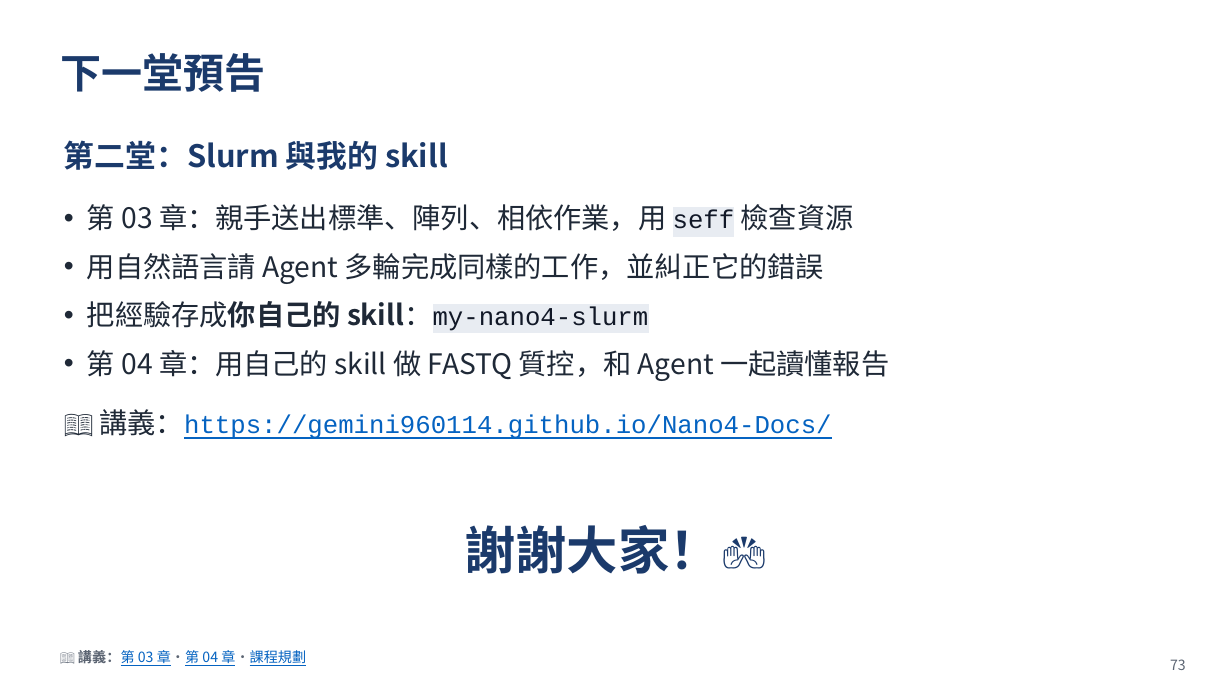
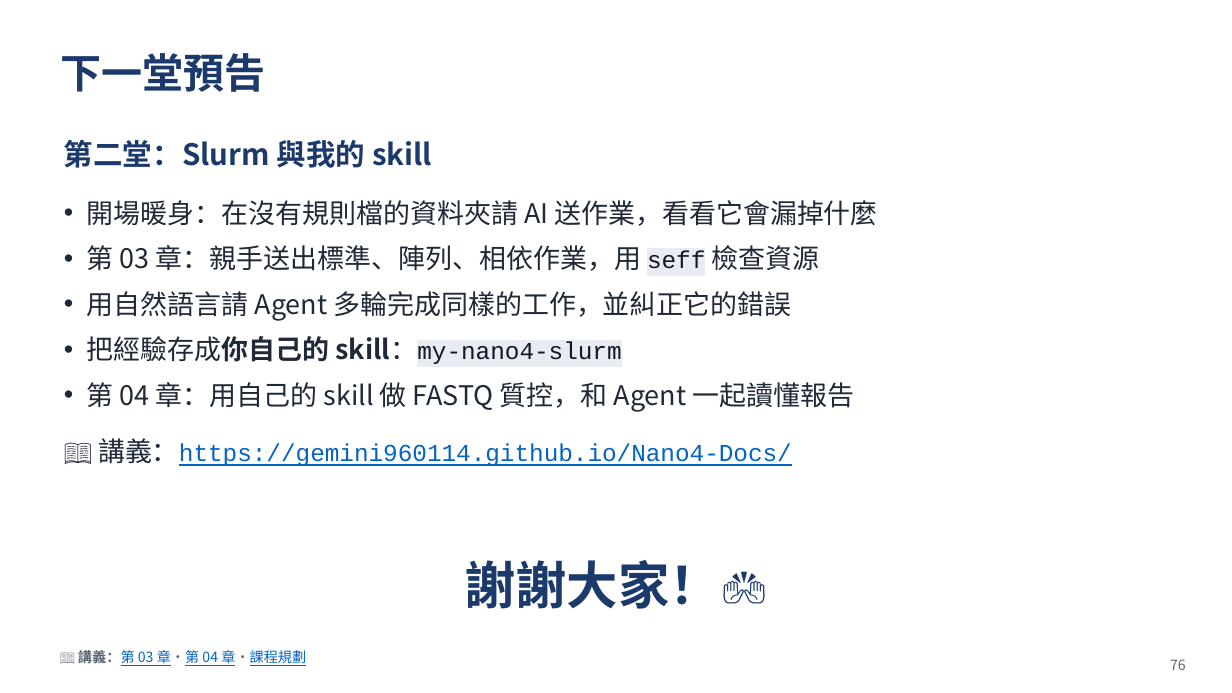
Before and after one commit to gemini960114/Nano4-Docs, a slide deck: slide 76 of slide.pptx (slide 73 before the commit). Drawn at 1232x693 pixels with LibreOffice and Linux fonts; fonts in the diff are those of the drawing. Boxes give left, top, right and bottom in pixels: in the first picture for what was removed or moved away, otherwise in the second. Text is boxed around its words. In the diff, an @@ line names an element or a change of style, - is before the commit and + after.

```diff
--- a/slide.pptx
+++ b/slide.pptx
@@ text at box(64, 140, 855, 466): size 24 to 23 pt in "第二堂：Slurm 與我的 skill"; size 22 to 21 pt in "第 03 章：親手送出標準、陣列、相依作業，用 檢查資源", "用自然語言請 Agent 多輪完成同樣的工作，並糾正它的錯誤", "把經驗存成你自己的 skill：my-nano4-slurm", "第 04 章：用自己的 skill 做 FASTQ 質控，和 ..." and 1 more places; size 20 to 19 pt in "seff", "skill：my-nano4-slurm", "講義：https://gemini960114.github.io/Nano4-Docs/"; less space between paragraphs @@
@@ text at box(87, 200, 878, 226): paragraph added @@
+• 開場暖身：在沒有規則檔的資料夾請 AI 送作業，看看它會漏掉什麼
@@ text "謝謝大家！🙌": place and size @@
-text "謝謝大家！🙌" at box(464, 525, 767, 574)
+text "謝謝大家！🙌" at box(464, 560, 767, 609)
@@ text at box(1170, 659, 1186, 670): text changed @@
-73
+76
```
Also in this commit, not shown: 13 other slides changed, 3 slides added, 7 other files.
